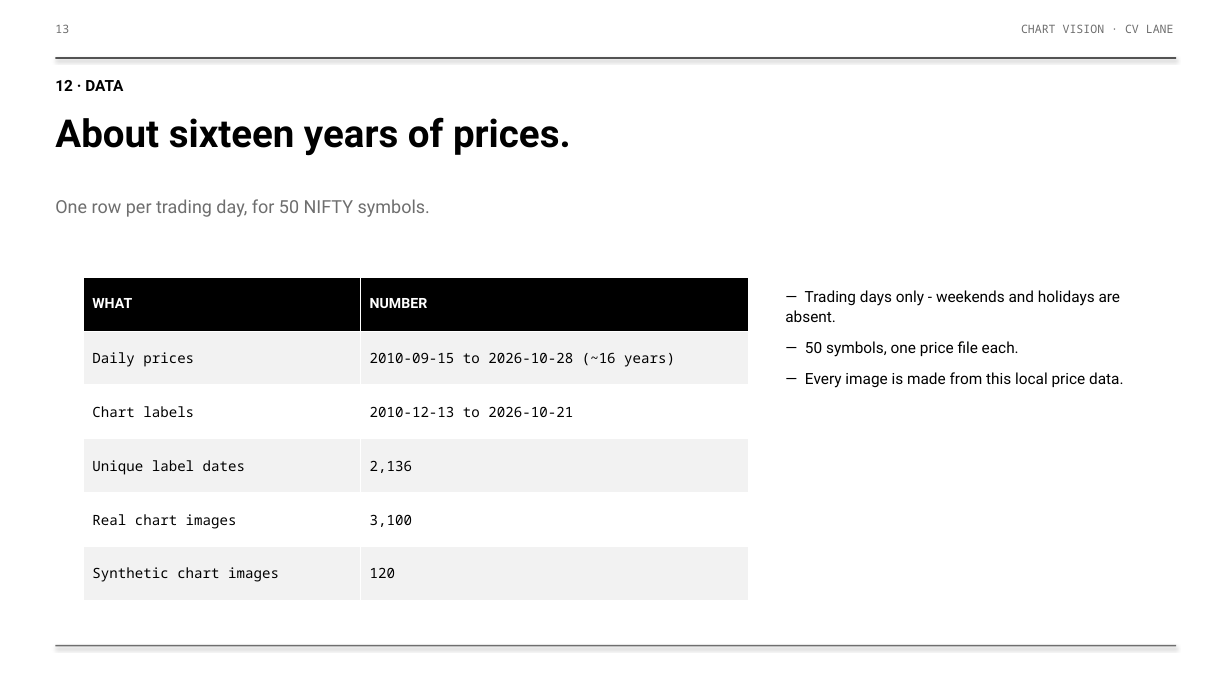
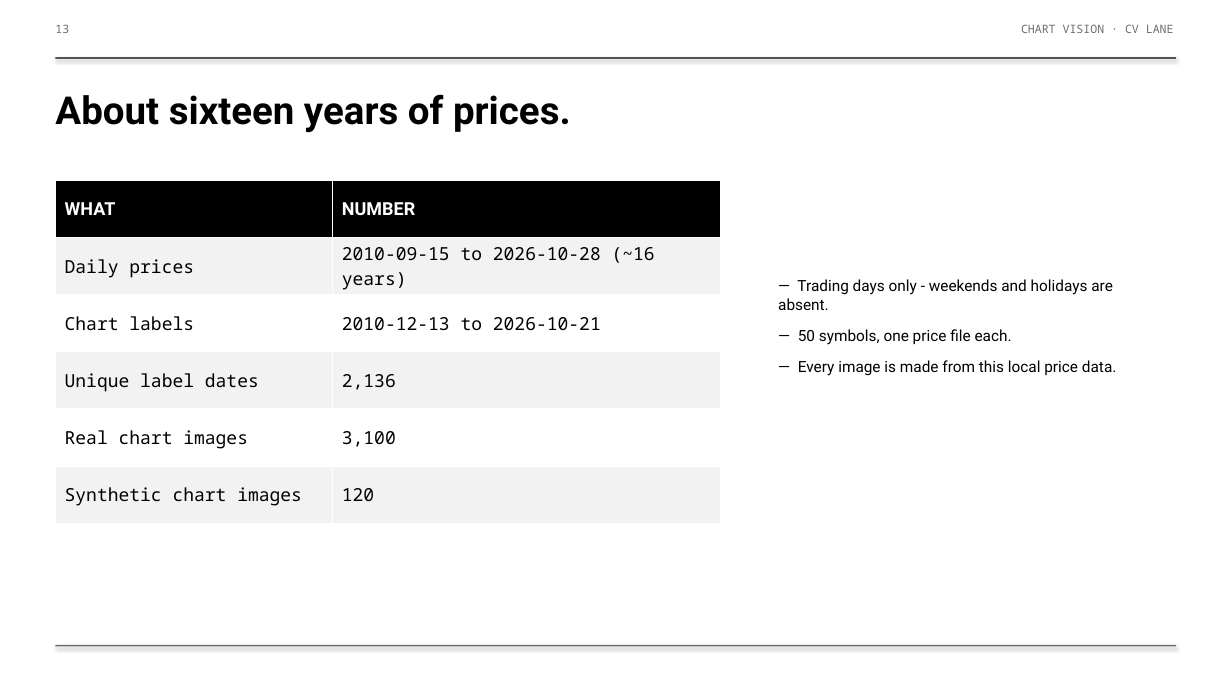
Before and after one commit to DharmilG/Stock-Direction-Predictor, a slide deck: slide 5 of CV/slides/Chart_Vision_Review.pptx (slide 13 before the commit). Drawn at 1232x693 pixels with LibreOffice and Linux fonts; fonts in the diff are those of the drawing. Boxes give left, top, right and bottom in pixels: in the first picture for what was removed or moved away, otherwise in the second. Text is boxed around its words. In the diff, an @@ line names an element or a change of style, - is before the commit and + after.

```diff
--- a/CV/slides/Chart_Vision_Review.pptx
+++ b/CV/slides/Chart_Vision_Review.pptx
@@ text "About sixteen years of prices.": place and size @@
-text "About sixteen years of prices." at <box>55,117,571,156</box>
+text "About sixteen years of prices." at <box>55,94,571,133</box>
@@ text removed at <box>55,80,123,91</box> @@
-12 · DATA
@@ table at <box>55,180,721,523</box> @@
@@ size 11 to 14 pt @@
@@ table: place and size @@
-table at <box>83,277,749,601</box>
+table at <box>55,180,721,523</box>
@@ text removed at <box>55,199,430,217</box> @@
-One row per trading day, for 50 NIFTY symbols.
@@ text "— Trading days only - ...": place and size @@
-text "— Trading days only - ..." at <box>785,290,1123,388</box>
+text "— Trading days only - ..." at <box>778,279,1116,376</box>
```
Also in this commit, not shown: 13 other slides changed, 1 slide added, 1 slide removed, 1 other file.
